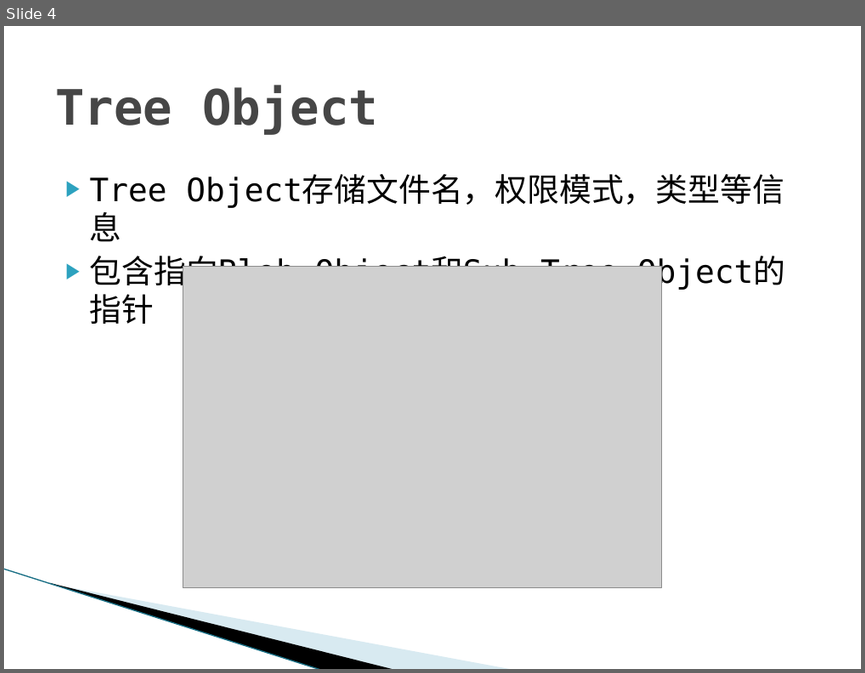
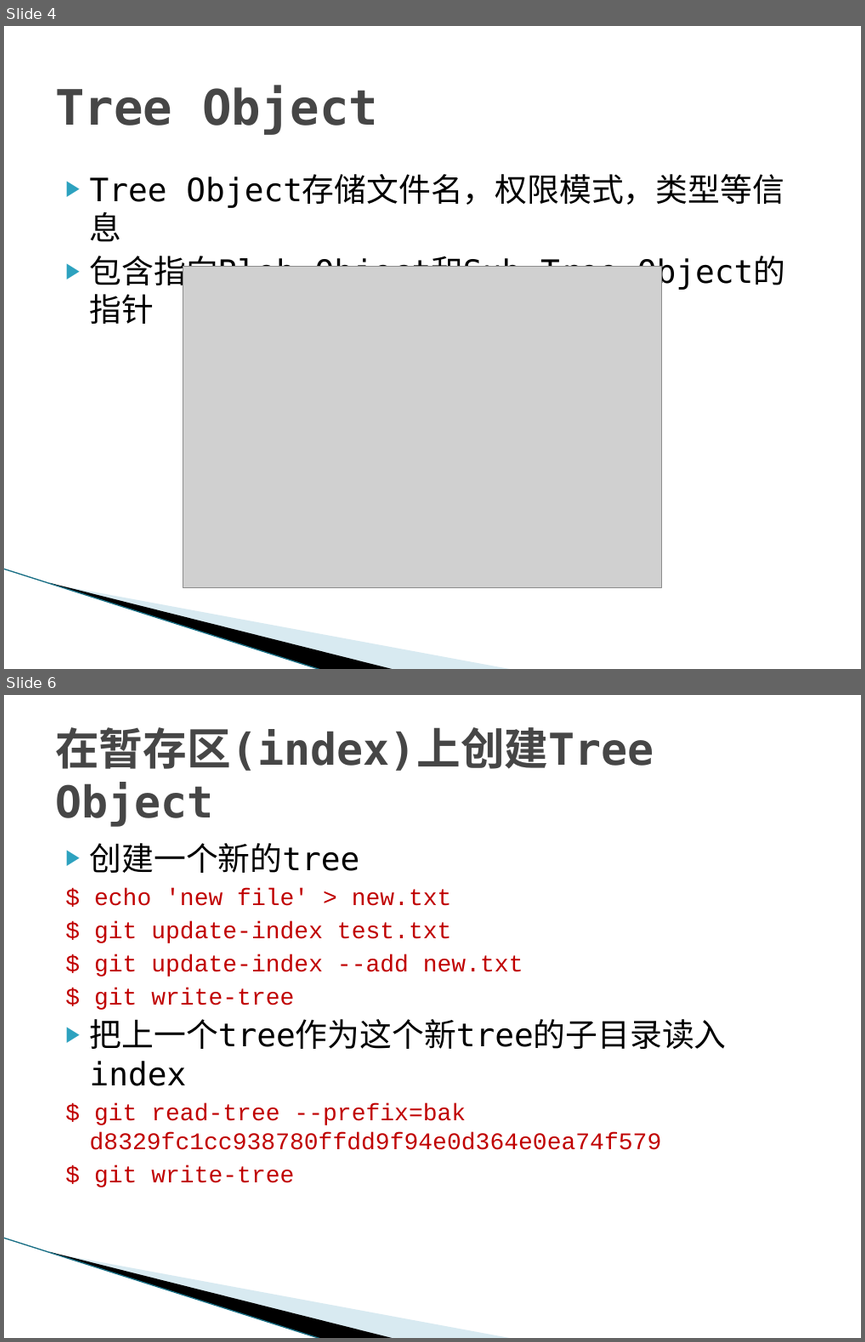
Before and after one commit to texnician/demo, a slide deck: ppt/Git.pptx. Shown one above the other, each under a label of ours: slide 4 before the commit, slides 4 and 6 after it; the slides between them are not shown. The pictures are 865x673 and 865x1342 pixels, drawn with LibreOffice and Linux fonts; fonts in the diff are those of the drawing; grey boxes stand for pictures; background and template pictures are left out. Boxes give left, top, right and bottom in pixels: in the first picture for what was removed or moved away, otherwise in the second. Text is boxed around its words. In the diff, an @@ line names an element or a change of style, - is before the commit and + after.

```diff
--- a/ppt/Git.pptx
+++ b/ppt/Git.pptx
@@ slide 6 added at box(4, 695, 861, 1338), background #FFFFFF; not listed: 3 template elements that a slide beside it also shows @@
@@ title added at box(55, 727, 654, 827), 36.9 pt, text #464646, bold @@
+在暂存区(index)上创建Tree Object
@@ text added at box(90, 843, 726, 1187), 20 pt, text #C00000 @@
+▶ 创建一个新的tree
+$ echo 'new file' > new.txt
+$ git update-index test.txt
+$ git update-index --add new.txt
+$ git write-tree
+▶ 把上一个tree作为这个新tree的子目录读入index
+$ git read-tree --prefix=bak d8329fc1cc938780ffdd9f94e0d364e0ea74f579
+$ git write-tree
```
Also in this commit, not shown: 1 slide changed, 9 other slides added, 2 slides removed, 2 other files.
